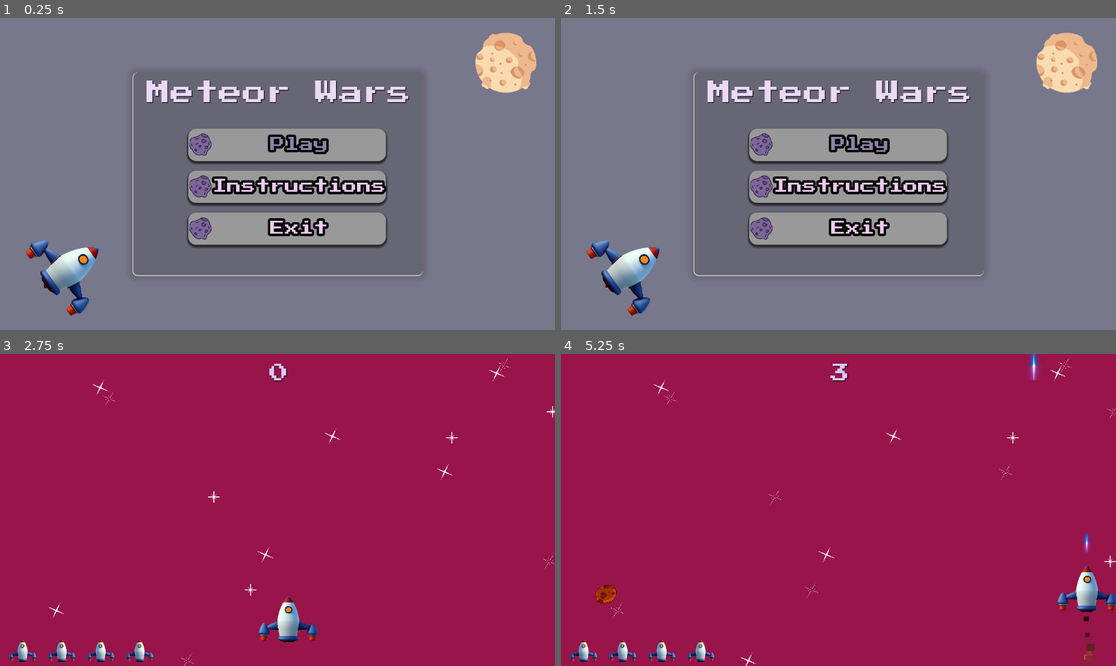
Above: before the commit, frames 1-4 (two rows, left to right).
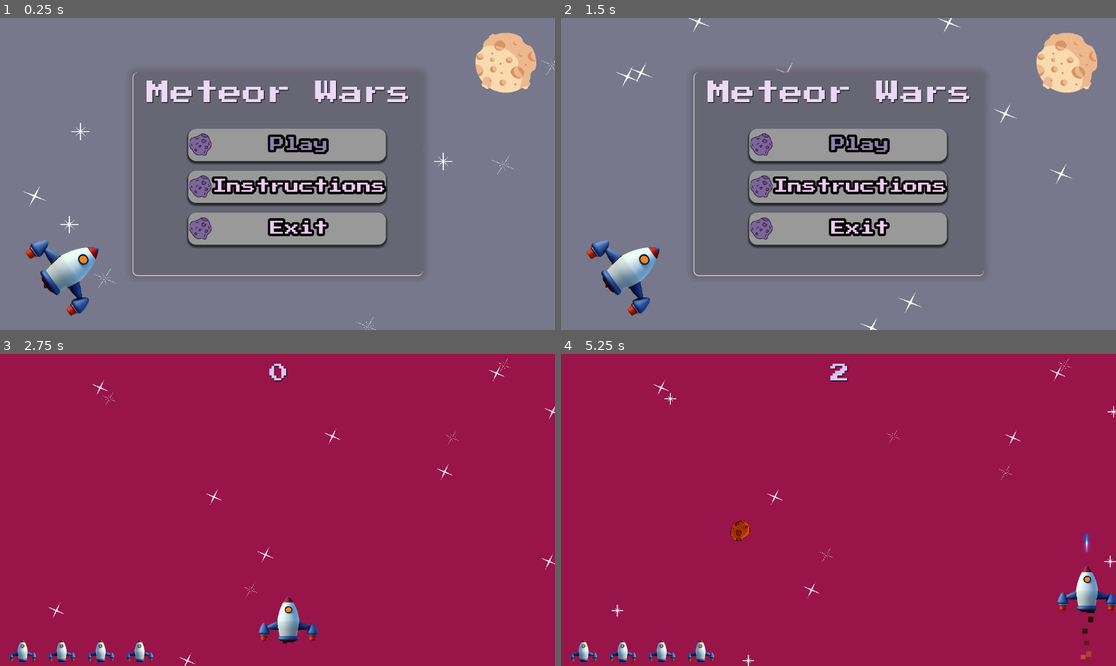
Above: after the commit, the same moments.

Repository: Alaa-Khaled210/Meteors-War
Game: Godot game, scene res://scense/home.tscn
The game is run twice, just before and just after one commit, with the same random seed, the same clock (stepped at 60 frames per second) and the same inputs. Sound files missing from this copy of the repository are replaced by a short silence.
Inputs (mouse positions are in pixels of both pictures, inside the frame that each line leads up to):
- Up to frame 1 (0.25 s): no input
- Up to frame 2 (1.5 s): click "Instructions" at 0.5 s; click (1071, 289) at 1.25 s
- Up to frame 3 (2.75 s): click "Play" at 2 s
- Up to frame 4 (5.25 s): move the mouse to (960, 494) at 2.77 s; hold Right (right) 2.78-3.53 s; hold Space (Shoot) 2.78-3.53 s; move the mouse to (727, 525) at 3.52 s; hold Down (down) 3.53-4.28 s; tap Space (Shoot) at 3.6, 5.1 s; move the mouse to (894, 441) at 4.27 s; hold Right (right) 4.28-5.03 s; hold Space (Shoot) 4.28-5.03 s; move the mouse to (810, 572) at 5.02 s; hold Up (up) from 5.03 s (still down)

The runs differ from the first frame. In frame 1, 0.2% of the frame differs, in the area x 4-100%, y 13-100%; in frame 2, 0.3%; in frame 3, 0.2%; in frame 4, 1.0%, in the area x 6-100%, y 0-100%.

Commit message:
make star animate in home,instructon

Diff:
--- a/scense/home.gd
+++ b/scense/home.gd
@@ -3,26 +3,39 @@
 
 # Called when the node enters the scene tree for the first time.
 func _ready() -> void:
-	pass
+	#Stars
+	var homescreen := get_viewport().get_visible_rect().size
+	var rng := RandomNumberGenerator.new()
+	for star in $stars.get_children():
+		#position
+		var random_x=rng.randi_range(0, int(homescreen.x))
+		var random_y=rng.randi_range(0, int(homescreen.y))
+		star.position = Vector2(random_x,random_y)
+
+		# animation speed
+		star.speed_scale =rng.randf_range(0.6,1.4)
 
 
 # Called every frame. 'delta' is the elapsed time since the previous frame.
 func _process(_delta: float) -> void:
 	pass
 
-
 func _on_playgame_pressed() -> void:
 	$click.play()
+	await get_tree().create_timer(0.5).timeout
 	get_tree().change_scene_to_file("res://scense/level.tscn")
 
 
 
 func _on_instructions_pressed() -> void:
 	$click.play()
+	await get_tree().create_timer(0.5).timeout
 	get_tree().change_scene_to_file("res://scense/instructions.tscn")
 
 
 func _on_exit_pressed() -> void:
+	$click.play()
+	await get_tree().create_timer(0.25).timeout
 	get_tree().quit()
 
 
--- a/scense/home.tscn
+++ b/scense/home.tscn
@@ -10,6 +10,26 @@
 [ext_resource type="AudioStream" uid="uid://b5t6l825irktp" path="res://Audio/mixkit-hover-click-tone-2568.wav" id="7_6347k"]
 [ext_resource type="Texture2D" uid="uid://bhqg5wqn1x6bp" path="res://Graphic/homemeteorAnimate/3_2.png" id="8_e211a"]
 [ext_resource type="Texture2D" uid="uid://tghp5cms11ty" path="res://Graphic/homemeteorAnimate/3_3.png" id="9_tg0sb"]
+[ext_resource type="Texture2D" uid="uid://pndv4i63n14e" path="res://Graphic/stars/1.png" id="11_106qt"]
+[ext_resource type="Texture2D" uid="uid://ce4p3bwvuevie" path="res://Graphic/stars/2.png" id="12_uc1we"]
+[ext_resource type="Texture2D" uid="uid://cciyto7eisg0y" path="res://Graphic/stars/3.png" id="13_ggyeo"]
+
+[sub_resource type="SpriteFrames" id="SpriteFrames_3nfck"]
+animations = [{
+"frames": [{
+"duration": 1.0,
+"texture": ExtResource("11_106qt")
+}, {
+"duration": 1.0,
+"texture": ExtResource("12_uc1we")
+}, {
+"duration": 1.0,
+"texture": ExtResource("13_ggyeo")
+}],
+"loop": true,
+"name": &"default",
+"speed": 8.0
+}]
 
 [sub_resource type="Gradient" id="Gradient_6347k"]
 offsets = PackedFloat32Array(0, 0.706468, 0.711443)
@@ -89,6 +109,92 @@
 grow_horizontal = 2
 grow_vertical = 2
 color = Color(0.556863, 0.560784, 0.67451, 0.65098)
+
+[node name="stars" type="Node2D" parent="."]
+
+[node name="AnimatedSprite2D" type="AnimatedSprite2D" parent="stars"]
+position = Vector2(131, 153)
+scale = Vector2(0.013455, 0.0120135)
+sprite_frames = SubResource("SpriteFrames_3nfck")
+autoplay = "default"
+frame_progress = 0.607083
+
+[node name="AnimatedSprite2D2" type="AnimatedSprite2D" parent="stars"]
+position = Vector2(131, 153)
+scale = Vector2(0.013455, 0.0120135)
+sprite_frames = SubResource("SpriteFrames_3nfck")
+autoplay = "default"
+frame_progress = 0.391064
+
+[node name="AnimatedSprite2D3" type="AnimatedSprite2D" parent="stars"]
+position = Vector2(131, 153)
+scale = Vector2(0.013455, 0.0120135)
+sprite_frames = SubResource("SpriteFrames_3nfck")
+autoplay = "default"
+frame_progress = 0.391064
+
+[node name="AnimatedSprite2D4" type="AnimatedSprite2D" parent="stars"]
+position = Vector2(131, 153)
+scale = Vector2(0.013455, 0.0120135)
+sprite_frames = SubResource("SpriteFrames_3nfck")
+autoplay = "default"
+frame_progress = 0.391064
+
+[node name="AnimatedSprite2D5" type="AnimatedSprite2D" parent="stars"]
+position = Vector2(131, 153)
+scale = Vector2(0.013455, 0.0120135)
+sprite_frames = SubResource("SpriteFrames_3nfck")
+autoplay = "default"
+frame_progress = 0.391064
+
+[node name="AnimatedSprite2D6" type="AnimatedSprite2D" parent="stars"]
+position = Vector2(131, 153)
+scale = Vector2(0.013455, 0.0120135)
+sprite_frames = SubResource("SpriteFrames_3nfck")
+autoplay = "default"
+frame_progress = 0.391064
+
+[node name="AnimatedSprite2D7" type="AnimatedSprite2D" parent="stars"]
+position = Vector2(131, 153)
+scale = Vector2(0.013455, 0.0120135)
+sprite_frames = SubResource("SpriteFrames_3nfck")
+autoplay = "default"
+frame_progress = 0.391064
+
+[node name="AnimatedSprite2D8" type="AnimatedSprite2D" parent="stars"]
+position = Vector2(131, 153)
+scale = Vector2(0.013455, 0.0120135)
+sprite_frames = SubResource("SpriteFrames_3nfck")
+autoplay = "default"
+frame_progress = 0.391064
+
+[node name="AnimatedSprite2D9" type="AnimatedSprite2D" parent="stars"]
+position = Vector2(131, 153)
+scale = Vector2(0.013455, 0.0120135)
+sprite_frames = SubResource("SpriteFrames_3nfck")
+autoplay = "default"
+frame_progress = 0.391064
+
+[node name="AnimatedSprite2D10" type="AnimatedSprite2D" parent="stars"]
+position = Vector2(131, 153)
+scale = Vector2(0.013455, 0.0120135)
+sprite_frames = SubResource("SpriteFrames_3nfck")
+autoplay = "default"
+frame_progress = 0.391064
+
+[node name="AnimatedSprite2D11" type="AnimatedSprite2D" parent="stars"]
+position = Vector2(131, 153)
+scale = Vector2(0.013455, 0.0120135)
+sprite_frames = SubResource("SpriteFrames_3nfck")
+autoplay = "default"
+frame_progress = 0.391064
+
+[node name="AnimatedSprite2D12" type="AnimatedSprite2D" parent="stars"]
+position = Vector2(131, 153)
+scale = Vector2(0.013455, 0.0120135)
+sprite_frames = SubResource("SpriteFrames_3nfck")
+autoplay = "default"
+frame_progress = 0.391064
 
 [node name="MarginContainer" type="MarginContainer" parent="."]
 layout_mode = 0
@@ -175,7 +281,7 @@
 [node name="playgame" type="Button" parent="bg/MarginContainer/VBoxContainer"]
 layout_mode = 2
 size_flags_vertical = 3
-focus_neighbor_bottom = NodePath("../Instructions")
+focus_neighbor_top = NodePath("../Exit")
 theme_override_colors/font_color = Color(0.92692, 0.79755, 0.931981, 1)
 theme_override_colors/font_focus_color = Color(0.556863, 0.509804, 0.662745, 1)
 theme_override_constants/outline_size = 20
@@ -211,6 +317,7 @@
 [node name="Exit" type="Button" parent="bg/MarginContainer/VBoxContainer"]
 layout_mode = 2
 size_flags_vertical = 3
+focus_neighbor_bottom = NodePath("../playgame")
 theme_override_colors/font_color = Color(0.92692, 0.79755, 0.931981, 1)
 theme_override_colors/font_focus_color = Color(0.556863, 0.509804, 0.662745, 1)
 theme_override_constants/outline_size = 20
@@ -227,7 +334,7 @@
 
 [node name="click" type="AudioStreamPlayer" parent="."]
 stream = ExtResource("6_ijrru")
-volume_db = -16.377
+volume_db = -14.614
 
 [node name="hover" type="AudioStreamPlayer" parent="."]
 stream = ExtResource("7_6347k")
--- a/scense/instructions.gd
+++ b/scense/instructions.gd
@@ -3,7 +3,17 @@
 
 # Called when the node enters the scene tree for the first time.
 func _ready() -> void:
-	pass # Replace with function body.
+	#Stars
+	var istruction_screen := get_viewport().get_visible_rect().size
+	var rng := RandomNumberGenerator.new()
+	for star in $"stars-instructions".get_children():
+		#position
+		var random_x=rng.randi_range(0, int(istruction_screen.x))
+		var random_y=rng.randi_range(0, int(istruction_screen.y))
+		star.position = Vector2(random_x,random_y)
+
+		# animation speed
+		star.speed_scale =rng.randf_range(0.6,1.4)
 
 
 # Called every frame. 'delta' is the elapsed time since the previous frame.
--- a/scense/instructions.tscn
+++ b/scense/instructions.tscn
@@ -1,10 +1,13 @@
-[gd_scene load_steps=18 format=3 uid="uid://7svdd835ec5c"]
+[gd_scene load_steps=22 format=3 uid="uid://7svdd835ec5c"]
 
 [ext_resource type="Script" uid="uid://dbnmu64q4hwp7" path="res://scense/instructions.gd" id="1_c75xg"]
 [ext_resource type="Texture2D" uid="uid://r0rqllhr7bec" path="res://Graphic/homemeteorAnimate/3.png" id="1_psfcr"]
 [ext_resource type="Texture2D" uid="uid://bhqg5wqn1x6bp" path="res://Graphic/homemeteorAnimate/3_2.png" id="2_gavqf"]
+[ext_resource type="Texture2D" uid="uid://pndv4i63n14e" path="res://Graphic/stars/1.png" id="2_r2d2c"]
 [ext_resource type="Texture2D" uid="uid://tghp5cms11ty" path="res://Graphic/homemeteorAnimate/3_3.png" id="3_1jfr3"]
+[ext_resource type="Texture2D" uid="uid://ce4p3bwvuevie" path="res://Graphic/stars/2.png" id="3_y5fpu"]
 [ext_resource type="Texture2D" uid="uid://b00p4pesv0r1s" path="res://Graphic/vecteezy_spaceship-3d-rendering-icon-illustration_28605913.png" id="4_gavqf"]
+[ext_resource type="Texture2D" uid="uid://cciyto7eisg0y" path="res://Graphic/stars/3.png" id="4_m2w3b"]
 [ext_resource type="FontFile" uid="uid://crgknw0a00f6k" path="res://Graphic/Fonts/PressStart2P-Regular.ttf" id="5_vk23w"]
 [ext_resource type="Texture2D" uid="uid://vjdrxy5k2wj6" path="res://Graphic/instruction/keyboard-icon-left-right-up-down-arrows_47412671.png" id="6_tuftc"]
 [ext_resource type="Texture2D" uid="uid://d0w3qquvyxo8a" path="res://Graphic/instruction/space.png" id="7_tuftc"]
@@ -12,6 +15,23 @@
 [ext_resource type="Texture2D" uid="uid://cq41o6tkwejso" path="res://Graphic/instruction/pressed_button.png" id="9_0rgra"]
 [ext_resource type="AudioStream" uid="uid://b5t6l825irktp" path="res://Audio/mixkit-hover-click-tone-2568.wav" id="11_30l08"]
 [ext_resource type="Texture2D" uid="uid://bdrgvk44mrwyd" path="res://Graphic/instruction/hover.png" id="11_tr5vr"]
+
+[sub_resource type="SpriteFrames" id="SpriteFrames_k8fnu"]
+animations = [{
+"frames": [{
+"duration": 1.0,
+"texture": ExtResource("2_r2d2c")
+}, {
+"duration": 1.0,
+"texture": ExtResource("3_y5fpu")
+}, {
+"duration": 1.0,
+"texture": ExtResource("4_m2w3b")
+}],
+"loop": true,
+"name": &"default",
+"speed": 8.0
+}]
 
 [sub_resource type="SpriteFrames" id="SpriteFrames_vk23w"]
 animations = [{
@@ -65,6 +85,7 @@
 grow_horizontal = 2
 grow_vertical = 2
 script = ExtResource("1_c75xg")
+metadata/_edit_lock_ = true
 
 [node name="bg" type="ColorRect" parent="."]
 layout_mode = 1
@@ -74,6 +95,75 @@
 grow_horizontal = 2
 grow_vertical = 2
 color = Color(0.545098, 0.380392, 0.486275, 1)
+metadata/_edit_lock_ = true
+
+[node name="stars-instructions" type="Node2D" parent="."]
+
+[node name="AnimatedSprite2D" type="AnimatedSprite2D" parent="stars-instructions"]
+position = Vector2(72, 176)
+scale = Vector2(0.0105719, 0.0109324)
+sprite_frames = SubResource("SpriteFrames_k8fnu")
+autoplay = "default"
+
+[node name="AnimatedSprite2D2" type="AnimatedSprite2D" parent="stars-instructions"]
+position = Vector2(72, 176)
+scale = Vector2(0.0105719, 0.0109324)
+sprite_frames = SubResource("SpriteFrames_k8fnu")
+autoplay = "default"
+
+[node name="AnimatedSprite2D3" type="AnimatedSprite2D" parent="stars-instructions"]
+position = Vector2(72, 176)
+scale = Vector2(0.0105719, 0.0109324)
+sprite_frames = SubResource("SpriteFrames_k8fnu")
+autoplay = "default"
+
+[node name="AnimatedSprite2D4" type="AnimatedSprite2D" parent="stars-instructions"]
+position = Vector2(72, 176)
+scale = Vector2(0.0105719, 0.0109324)
+sprite_frames = SubResource("SpriteFrames_k8fnu")
+autoplay = "default"
+
+[node name="AnimatedSprite2D5" type="AnimatedSprite2D" parent="stars-instructions"]
+position = Vector2(72, 176)
+scale = Vector2(0.0105719, 0.0109324)
+sprite_frames = SubResource("SpriteFrames_k8fnu")
+autoplay = "default"
+
+[node name="AnimatedSprite2D6" type="AnimatedSprite2D" parent="stars-instructions"]
+position = Vector2(72, 176)
+scale = Vector2(0.0105719, 0.0109324)
+sprite_frames = SubResource("SpriteFrames_k8fnu")
+autoplay = "default"
+
+[node name="AnimatedSprite2D7" type="AnimatedSprite2D" parent="stars-instructions"]
+position = Vector2(72, 176)
+scale = Vector2(0.0105719, 0.0109324)
+sprite_frames = SubResource("SpriteFrames_k8fnu")
+autoplay = "default"
+
+[node name="AnimatedSprite2D8" type="AnimatedSprite2D" parent="stars-instructions"]
+position = Vector2(72, 176)
+scale = Vector2(0.0105719, 0.0109324)
+sprite_frames = SubResource("SpriteFrames_k8fnu")
+autoplay = "default"
+
+[node name="AnimatedSprite2D9" type="AnimatedSprite2D" parent="stars-instructions"]
+position = Vector2(72, 176)
+scale = Vector2(0.0105719, 0.0109324)
+sprite_frames = SubResource("SpriteFrames_k8fnu")
+autoplay = "default"
+
+[node name="AnimatedSprite2D10" type="AnimatedSprite2D" parent="stars-instructions"]
+position = Vector2(72, 176)
+scale = Vector2(0.0105719, 0.0109324)
+sprite_frames = SubResource("SpriteFrames_k8fnu")
+autoplay = "default"
+
+[node name="AnimatedSprite2D11" type="AnimatedSprite2D" parent="stars-instructions"]
+position = Vector2(72, 176)
+scale = Vector2(0.0105719, 0.0109324)
+sprite_frames = SubResource("SpriteFrames_k8fnu")
+autoplay = "default"
 
 [node name="AnimatedSprite2D" type="AnimatedSprite2D" parent="."]
 position = Vector2(1042, 103)
@@ -113,6 +203,7 @@
 grow_horizontal = 2
 grow_vertical = 2
 theme_override_styles/panel = SubResource("StyleBoxFlat_gavqf")
+metadata/_edit_lock_ = true
 
 [node name="ColorRect2" type="ColorRect" parent="Panel"]
 layout_mode = 2
--- a/scense/ui.tscn
+++ b/scense/ui.tscn
@@ -45,6 +45,6 @@
 
 [node name="DamagePlayer" type="AudioStreamPlayer2D" parent="."]
 stream = ExtResource("3_hwstv")
-volume_db = 14.249
+volume_db = 24.0
 
 [connection signal="timeout" from="ScoreTimer" to="." method="_on_score_timer_timeout"]
Not shown: 1 places in scense/home.tscn that only renumber resources
